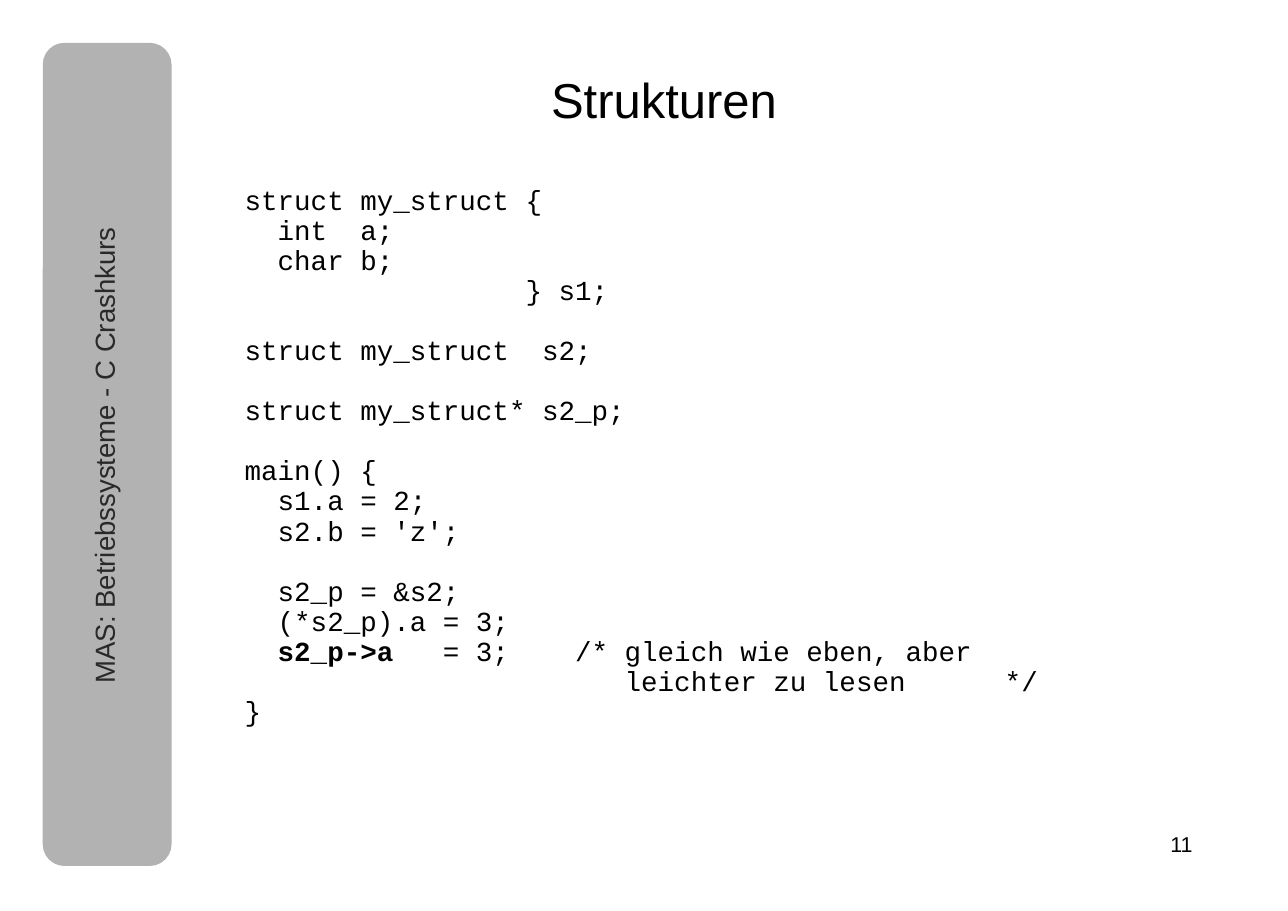
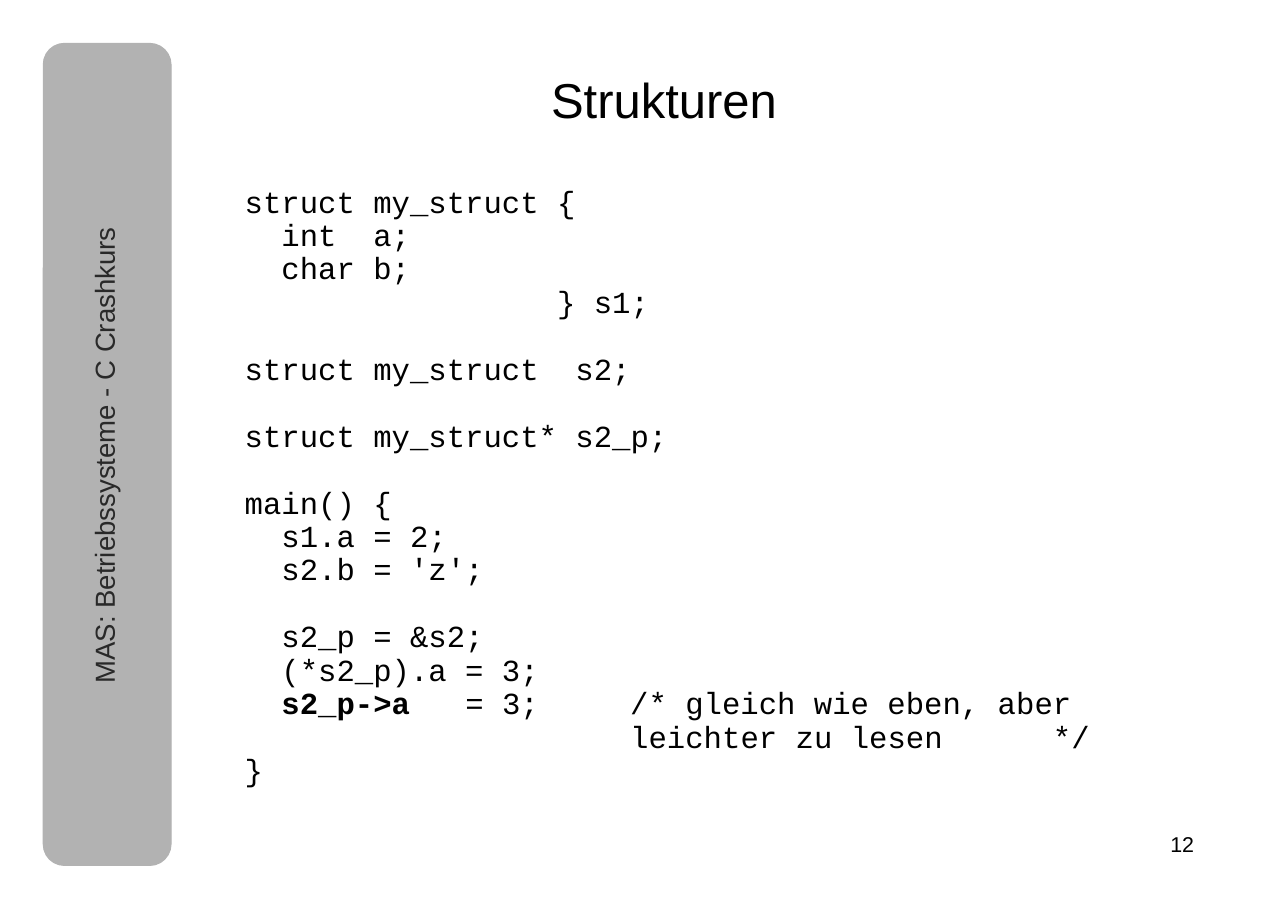
Before and after one commit to tpo/betriebssysteme, a slide deck: slide 12 of 05-1_C.odp (slide 11 before the commit). Drawn at 1288x911 pixels with LibreOffice and Linux fonts; fonts in the diff are those of the drawing. Boxes give left, top, right and bottom in pixels: in the first picture for what was removed or moved away, otherwise in the second. Text is boxed around its words. In the diff, an @@ line names an element or a change of style, - is before the commit and + after.

```diff
--- a/05-1_C.odp
+++ b/05-1_C.odp
@@ text "struct my_struct { int a; ..." at (245,192,1072,749): size 18 to 20 pt @@
@@ page number at (1170,837,1194,852): text changed @@
-11
+12
```
Also in this commit, not shown: 18 other slides changed, 1 slide added, 1 other file.
